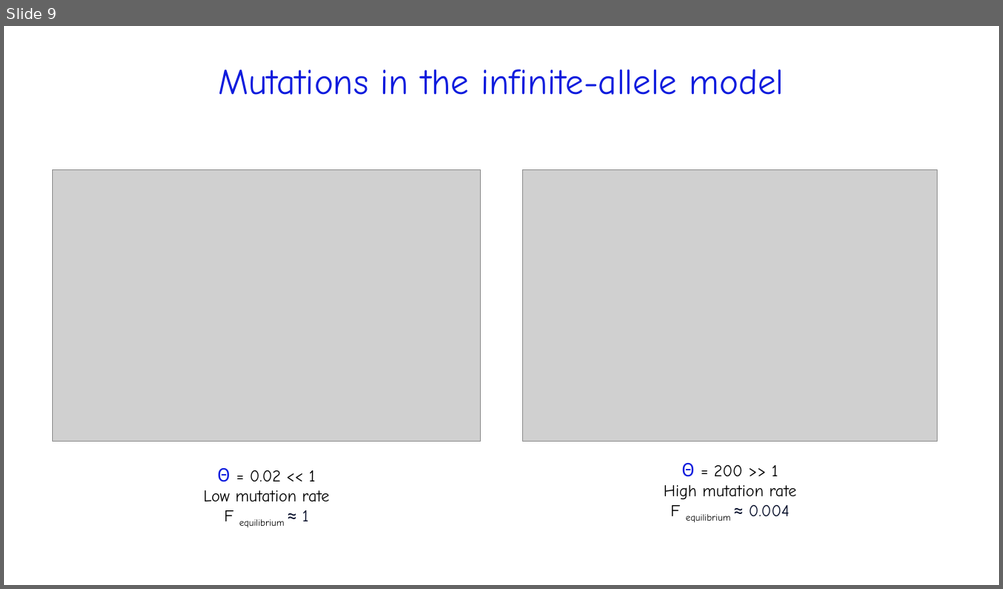
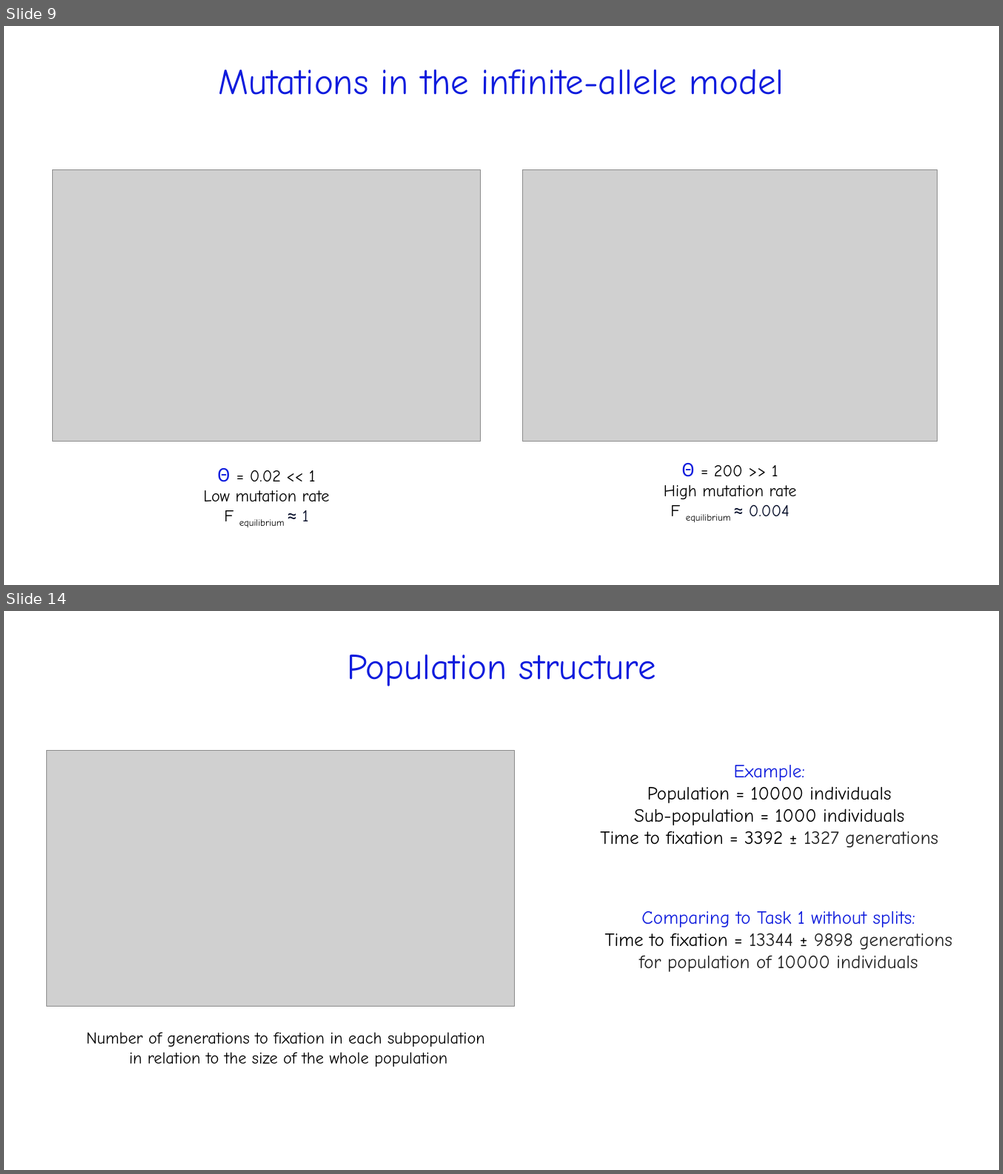
Before and after one commit to kgaydukova/PopulationGeneticsProject, a slide deck: GPOP_Gaydukova_slides.pptx. Shown one above the other, each under a label of ours: slide 9 before the commit, slides 9 and 14 after it; the slides between them are not shown. The pictures are 1003x589 and 1003x1174 pixels, drawn with LibreOffice and Linux fonts; fonts in the diff are those of the drawing; grey boxes stand for pictures. Boxes give left, top, right and bottom in pixels: in the first picture for what was removed or moved away, otherwise in the second. Text is boxed around its words. In the diff, an @@ line names an element or a change of style, - is before the commit and + after.

```diff
--- a/GPOP_Gaydukova_slides.pptx
+++ b/GPOP_Gaydukova_slides.pptx
@@ slide 14 added at <box>4,611,999,1170</box>, background #FFFFFF @@
@@ title added at <box>347,654,656,686</box>, 35 pt, text #0E1BDD @@
+Population structure
@@ picture added at <box>46,751,515,1007</box> @@
@@ text added at <box>600,765,938,848</box>, 18 pt, text #000000 @@
+Example:
+Population = 10000 individuals
+Sub-population = 1000 individuals
+Time to fixation = 3392 ± 1327 generations
@@ text added at <box>605,911,952,972</box>, 18 pt, text #212121 @@
+Comparing to Task 1 without splits:
+Time to fixation = 13344 ± 9898 generations
+for population of 10000 individuals
@@ text added at <box>86,1032,485,1068</box>, 16 pt, text #000000 @@
+Number of generations to fixation in each subpopulation
+in relation to the size of the whole population
```
Also in this commit, not shown: 3 slides changed, 5 other slides added, 1 other file.
